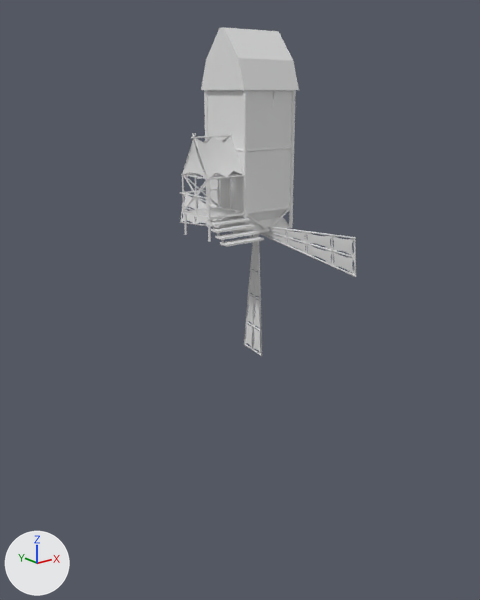
A saved change to the FBX model Assets/Project/Models/structures/windmill/windmill_lvl1.fbx.
Both versions are drawn from a camera (50 mm lens) standing at (-34.5, -38.7, 21.9) and looking at (-3.5, 0.1, 6.3). The axes (+X, +Y, +Z) are drawn at lower left. The lights are the same throughout. Where no turn or scale is listed for an object, it has been applied to the vertices. Vertices at the same position are counted once.

The scene before the commit, as lines of its bpy script (objects in view):
```python
me_cube_000_cube_014 = bpy.data.meshes.new('Cube.000_Cube.014')
me_cube_000_cube_014.from_pydata(...)  # 1660 vertices, 883 faces; spans x -5.19..3.0, y -3.61..3.17, z 0.0..14.0
me_cube_003 = bpy.data.meshes.new('Cube.003')
me_cube_003.from_pydata(...)  # 1948 vertices, 1060 faces; spans x -0.5..1.0, y -10.0..10.0, z -10.0..10.0
ob_cube_000_cube_014 = bpy.data.objects.new('Cube.000_Cube.014', me_cube_000_cube_014)
ob_cube_000_cube_014.location = (-3.21, -0.67, 11.99)
ob_cube_003 = bpy.data.objects.new('Cube.003', me_cube_003)
ob_cube_003.location = (-3.21, -0.67, 11.99)
ob_cube_003.rotation_euler = (1.571, 0.0, 0.0)  # degrees (90, 0, 0)
```
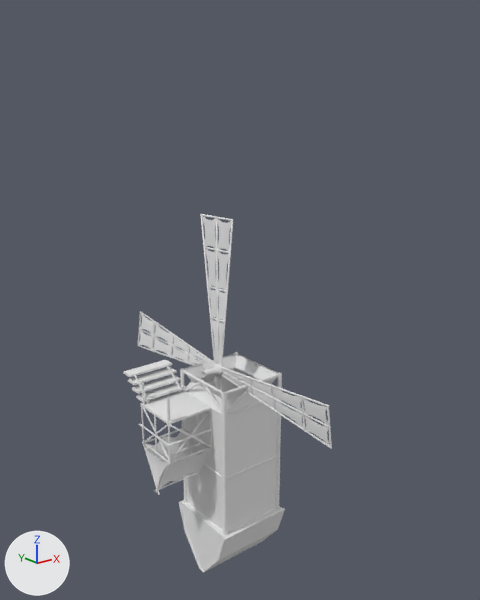
What differs and where, as boxes [x1, y1, x2, y2] in the pictures (480 x 600 px; the box of a moved part takes in the faces that stretch with it):
'Cube.000', added
    after: [124, 352, 285, 573]
    faces in mat_wood_planks (white #e7e7e7): [181, 378, 282, 571]
    faces in mat_wood (white #e7e7e7): [124, 355, 277, 425]
    faces in mat_wood_logs (white #e7e7e7): [139, 352, 282, 535]
    faces in mat_thatching (white #e7e7e7): [179, 501, 285, 573]
    faces in mat_leather (white #e7e7e7): [143, 430, 210, 489]
'Cube.000_Cube.014', deleted
    before: [180, 27, 299, 247]
'Cube.003', reshaped, moved, rescaled
    before: [180, 91, 356, 356]
    after: [137, 214, 332, 449]
part 1 of me_cube_003, moved or reshaped
    before: [253, 328, 261, 354]
    after: [139, 330, 153, 350]
part 2 of me_cube_003, moved or reshaped
    before: [245, 323, 253, 348]
    after: [140, 313, 154, 335]
part 3 of me_cube_003, moved or reshaped
    before: [244, 235, 254, 344]
    after: [139, 329, 212, 367]
part 4 of me_cube_003, moved or reshaped (not visible before)
    after: [303, 398, 328, 425]
part 5 of me_cube_003, moved or reshaped
    before: [273, 91, 276, 107]
    after: [221, 371, 331, 428]
part 6 of me_cube_003, moved or reshaped (not visible afterwards)
    before: [333, 252, 354, 275]
part 7 of me_cube_003, moved or reshaped (not visible afterwards)
    before: [307, 244, 332, 265]
part 8 of me_cube_003, moved or reshaped
    before: [268, 226, 356, 239]
    after: [217, 377, 219, 389]
part 9 of me_cube_003, moved or reshaped
    before: [195, 217, 206, 223]
    after: [205, 248, 216, 287]
part 10 of me_cube_003, moved or reshaped
    before: [181, 210, 194, 223]
    after: [202, 216, 216, 249]
part 11 of me_cube_003, moved or reshaped
    before: [184, 195, 195, 210]
    after: [217, 219, 231, 252]
part 12 of me_cube_003, moved or reshaped
    before: [180, 222, 206, 226]
    after: [216, 216, 219, 364]
part 13 of me_cube_003, deleted
    before: [180, 91, 356, 356]
part 14 of me_cube_003, built on
    before: [182, 191, 356, 356]
    after: [137, 214, 332, 449]

Patch to the scene script:
```diff
--- a/Assets/Project/Models/structures/windmill/windmill_lvl1.fbx.py
+++ b/Assets/Project/Models/structures/windmill/windmill_lvl1.fbx.py
@@ me_cube_003 @@
 # used by ob_cube_003; location = (-3.21, -0.67, 11.99); rotation_euler = (1.571, 0.0, 0.0), in degrees (90, 0, 0)
-me_cube_003.from_pydata(...)  # 1948 vertices, 1060 faces; spans x -0.5..1.0, y -10.0..10.0, z -10.0..10.0
+me_cube_003.from_pydata(...)  # 1948 vertices, 1060 faces; spans x -1.2..0.3, y -10.0..10.0, z -10.0..10.0
+# me_cube_003 part 1: the loose piece of 16 vertices spanning x 0.5..0.7, y -9.9..-7.9, z -0.3..1.0 is moved by (-0.7, 0.0, 0.3), in mat_leather (white #e7e7e7)
+# me_cube_003 part 2: the loose piece of 16 vertices spanning x 0.7..0.9, y -9.9..-7.9, z -1.7..-0.3 is moved by (-0.7, 0.0, 0.3), in mat_leather (white #e7e7e7)
+# me_cube_003 part 3: the loose piece of 32 vertices spanning x 0.7..0.9, y -9.9..-0.3, z -1.7..-0.2 is scaled about its middle by (0.239, 1, 0.00212), then moved by (-0.8, 0.0, 1.0), in mat_wood_logs (white #e7e7e7)
+# me_cube_003 part 4: the loose piece of 16 vertices spanning x 0.5..0.7, y 7.9..9.9, z -1.0..0.3 is moved by (-0.7, 0.0, -0.3), in mat_leather (white #e7e7e7)
+# me_cube_003 part 5: the loose piece of 32 vertices spanning x 0.7..0.9, y 0.3..9.9, z 0.2..1.7 is scaled about its middle by (0.239, 1, 0.00212), then moved by (-0.8, 0.0, -1.0), in mat_wood_logs (white #e7e7e7)
+# me_cube_003 part 6: the loose piece of 16 vertices spanning x 0.7..0.9, y -1.7..-0.3, z 7.9..9.9 is multiplied about its middle by the matrix ((0.999, 0.001, -0.012), (0.0, 0.992, 0.116), (0.012, -0.116, 0.992)), then moved by (-0.8, 1.5, 0.0), in mat_leather (white #e7e7e7)
+# me_cube_003 part 7: the loose piece of 16 vertices spanning x 0.7..0.8, y -1.4..-0.2, z 5.4..7.9 is moved by (-0.7, 0.2, 0.0), in mat_leather (white #e7e7e7)
+# me_cube_003 part 8: the loose piece of 32 vertices spanning x 0.4..0.7, y 0.2..1.0, z 0.4..10.0 is scaled about its middle by (0.239, 0.0167, 0.997), then moved by (-0.5, -0.6, 0.0), in mat_wood_logs (white #e7e7e7)
+# me_cube_003 part 9: the loose piece of 16 vertices spanning x 0.5..0.7, y -0.8..0.3, z -7.9..-5.4 is moved by (-0.7, -0.2, 0.0), in mat_leather (white #e7e7e7)
+# me_cube_003 part 10: the loose piece of 16 vertices spanning x 0.5..0.7, y -1.0..0.3, z -9.9..-7.9 is moved by (-0.7, -0.3, 0.0), in mat_leather (white #e7e7e7)
+# me_cube_003 part 11: the loose piece of 16 vertices spanning x 0.7..0.9, y 0.3..1.6, z -9.9..-7.9 is moved by (-0.7, -0.3, 0.0), in mat_leather (white #e7e7e7)
+# me_cube_003 part 12: the loose piece of 32 vertices spanning x 0.4..0.7, y -1.0..-0.2, z -10.0..-0.4 is scaled about its middle by (0.239, 0.0167, 0.997), then moved by (-0.5, 0.6, 0.0), in mat_wood_logs (white #e7e7e7)
+# me_cube_003 part 13: 73 loose pieces with 1420 vertices, spanning x -0.5..1.0, y -10.0..10.0, z -10.0..10.0, are deleted
+# me_cube_003 part 14: 256 vertices removed from x 0.4..0.9, y -10.0..10.0, z -10.0..10.0; 1676 vertices added at x -1.2..0.3, y -10.0..10.0, z -10.0..10.0
+me_cube_003.materials.append(mat_wood_logs)  # white #e7e7e7
+me_cube_003.materials.append(mat_leather)  # white #e7e7e7
+me_cube_003.materials.append(mat_wood)  # white #e7e7e7
@@ ob_cube_000_cube_014 @@
-ob_cube_000_cube_014 = bpy.data.objects.new('Cube.000_Cube.014', me_cube_000_cube_014)
@@ ob_cube_003 @@
 ob_cube_003 = bpy.data.objects.new('Cube.003', me_cube_003)
-ob_cube_003.location = (-3.21, -0.67, 11.99)
+ob_cube_003.location = (-4.88, 1.21, 0.45)
 ob_cube_003.rotation_euler = (1.571, 0.0, 0.0)  # degrees (90, 0, 0)
+ob_cube_003.scale = (1.25, 1.25, 1.25)
@@ ob_cube_000 @@
+ob_cube_000 = bpy.data.objects.new('Cube.000', me_cube_014)  # 1684 vertices, 900 faces; spans x -6.5..3.9, y -4.1..4.5, z -17.6..0.0; in mat_wood_logs (white #e7e7e7), mat_leather (white #e7e7e7), mat_wood (white #e7e7e7), mat_wood_planks (white #e7e7e7), mat_thatching (white #e7e7e7)
+ob_cube_000.location = (-4.88, 1.21, 0.45)
```
